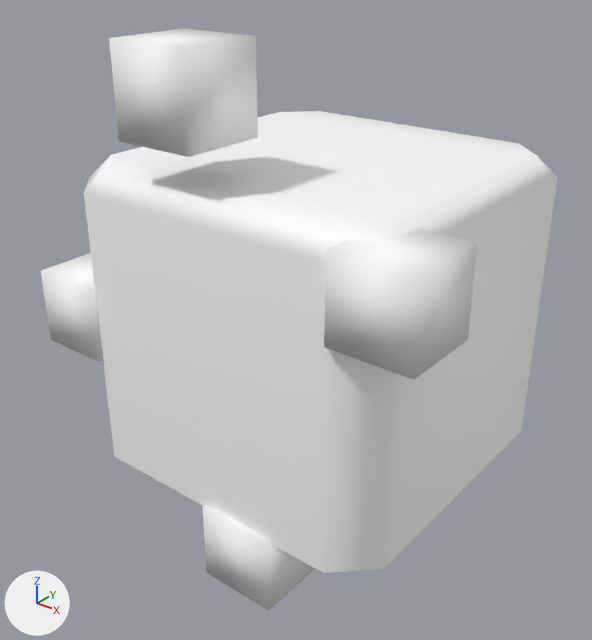
One commit to the FBX model Reference/Resource/Mesh/Animation/Effect/E_BS_Iwa.fbx: the scene before it, then after it.
The view is the same before and after, from a 50 mm lens placed at (0.00582, -0.00781, 0.00461), pointed at (-0.00034, -0.00011, -0.00016). Arrows for +X, +Y and +Z are at lower left; the lights stay in place. Where no turn or scale is listed for an object, it has been applied to the vertices.

The first picture shows 'impact1', 'model1', 'model2', 'model3', 'model4'.
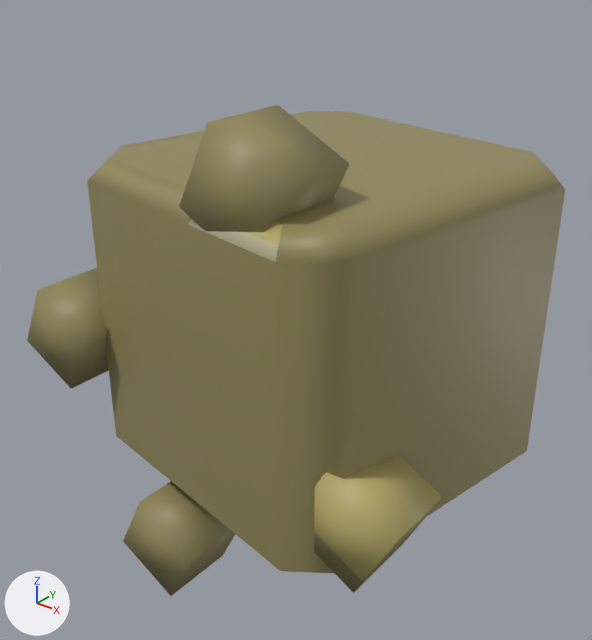
ob_model_scale is not drawn itself; it is the parent of ob_model4, ob_model2, ob_model1, ob_model3.

What the commit changed:
Picture 'E_BS_Iwa.png' (img_e_bs_iwa_png) is new.
In material 'lambert1' (mat_lambert1), base_color is no longer (1.0, 1.0, 1.0), white #ffffff.
In material 'lambert1' (mat_lambert1), roughness goes from 0.553 to 0.5.
In material 'lambert1' (mat_lambert1), texture is now set to img_e_bs_iwa_png, with its transparency.
Object 'model_scale' (ob_model_scale) turns from (0, 0, 0) to (0, 0, 153) degrees about x, y and z.
Object 'impact1' (ob_impact1) turns from (0, 0, 0) to (0, 80, 0) degrees about x, y and z.

Boxes (x1, y1, x2, y2) around the edits, measured in the pictures (592 x 640 px):
'impact1', surface changed, turned (white to yellow)
    before: (84, 111, 557, 574)
    after: (87, 111, 565, 573)
'model4', surface changed, turned
    before: (324, 229, 478, 380)
    after: (27, 268, 109, 389)
'model2', surface changed, turned
    before: (109, 29, 258, 157)
    after: (123, 481, 235, 596)
'model3', surface changed, turned
    before: (203, 505, 314, 611)
    after: (179, 105, 350, 232)
'model1', surface changed, turned
    before: (41, 253, 103, 362)
    after: (314, 454, 443, 593)
